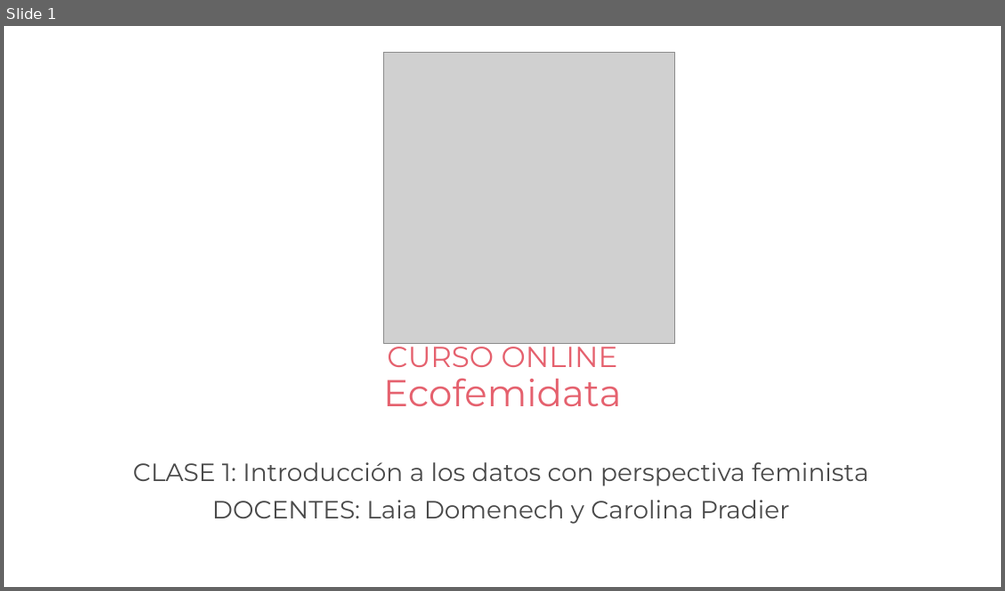
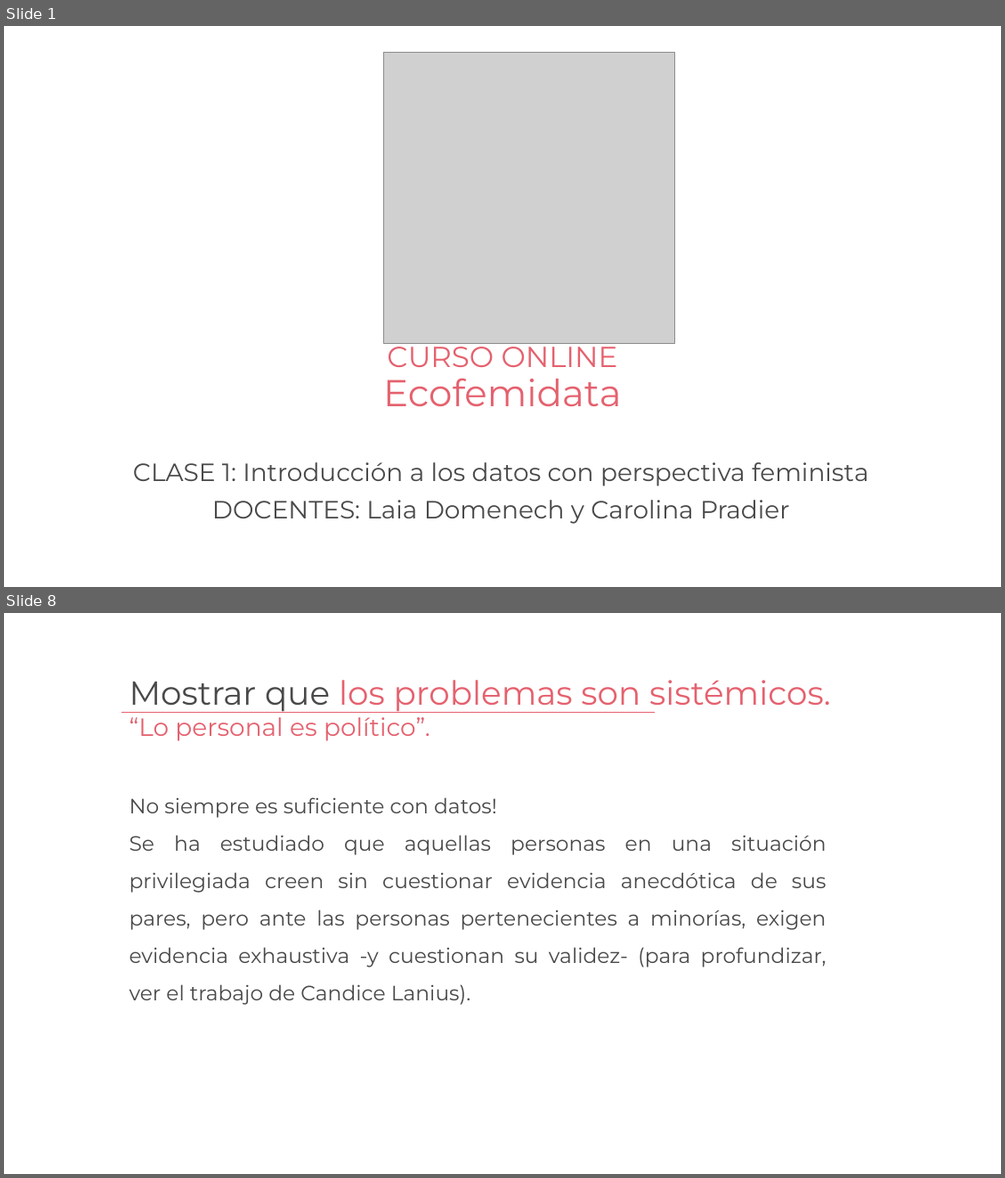
Before and after one commit to caropradier/Curso-Ecofemidata, a slide deck: clase1/Clase1 - Curso Ecofemidata.pptx. Shown one above the other, each under a label of ours: slide 1 before the commit, slides 1 and 8 after it; the slides between them are not shown. The pictures are 1005x591 and 1005x1178 pixels, drawn with LibreOffice and Linux fonts; fonts in the diff are those of the drawing; grey boxes stand for pictures; background and template pictures are left out. Boxes give left, top, right and bottom in pixels: in the first picture for what was removed or moved away, otherwise in the second. Text is boxed around its words. In the diff, an @@ line names an element or a change of style, - is before the commit and + after.

```diff
--- a/clase1/Clase1 - Curso Ecofemidata.pptx
+++ b/clase1/Clase1 - Curso Ecofemidata.pptx
@@ slide 8 added at (4, 613, 1001, 1174), background picture (left out) @@
@@ text added at (129, 680, 831, 741), 32 pt, text #E5616E @@
+Mostrar que los problemas son sistémicos.
+“Lo personal es político”.
@@ line added from (122, 713) to (655, 713), #E5616E 0.5 pt @@
@@ text added at (129, 797, 826, 1005), 20 pt, text #494949 @@
+No siempre es suficiente con datos!
+Se ha estudiado que aquellas personas en una situación privilegiada creen sin cuestionar evidencia anecdótica de sus pares, pero ante las personas pertenecientes a minorías, exigen evidencia exhaustiva -y cuestionan su validez- (para profundizar, ver el trabajo de Candice Lanius).
```
Also in this commit, not shown: 20 other slides added, 1 slide removed, 3 other files.
